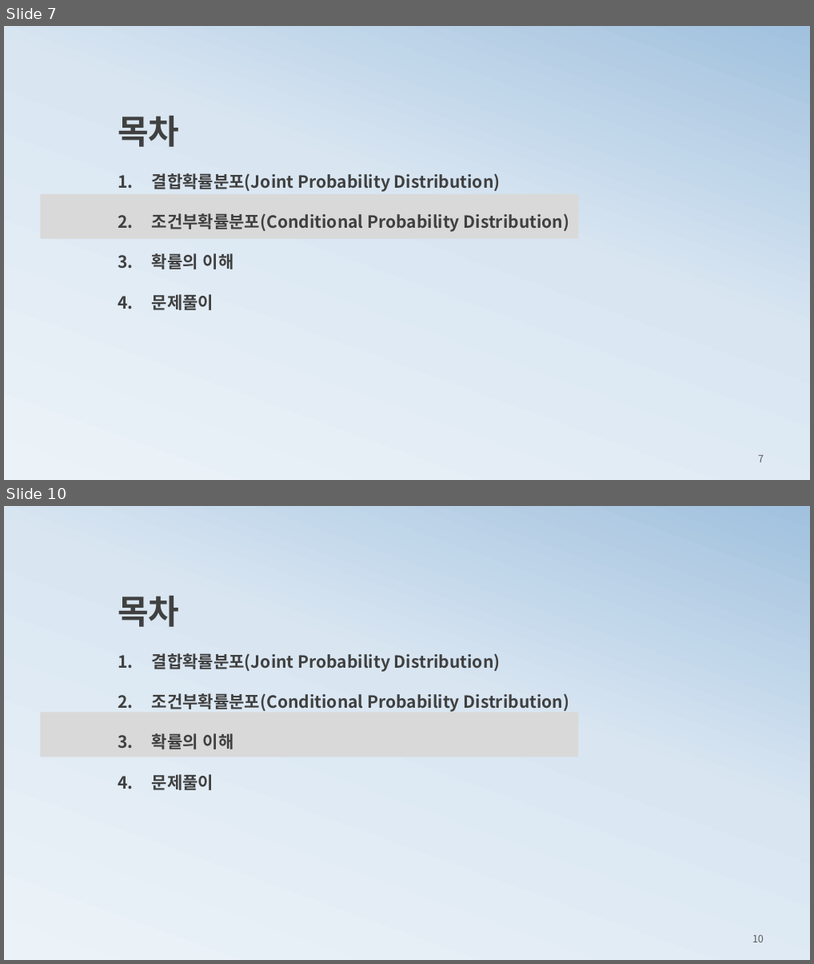
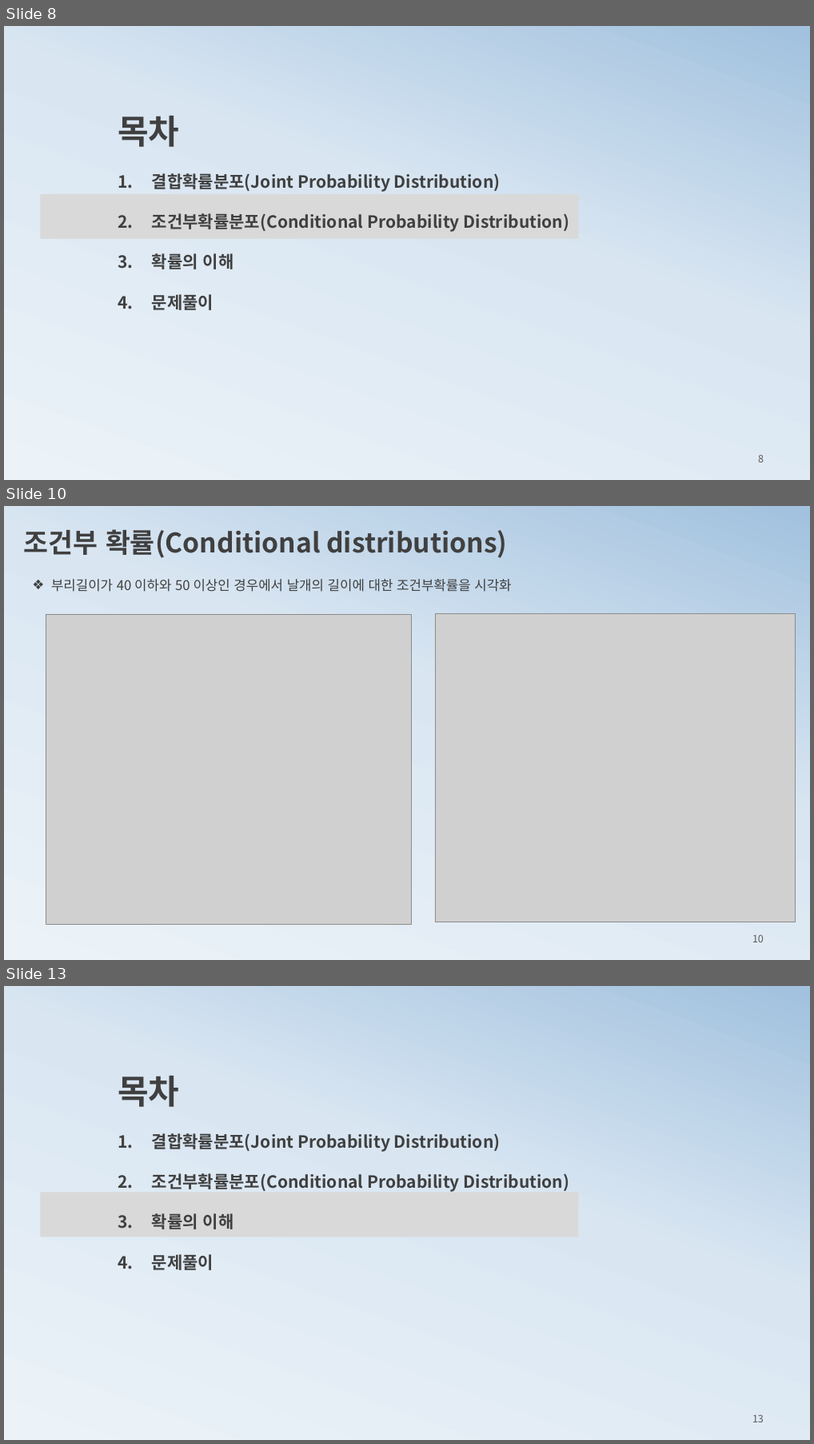
Before and after one commit to ancestor9/mathematics-for-machine-learning, a slide deck: 2_histogram2probability.pptx. Shown one above the other, each under a label of ours: slides 7 and 10 before the commit, slides 8, 10 and 13 after it; the slides between them are not shown. The pictures are 814x964 and 814x1444 pixels, drawn with LibreOffice and Linux fonts; fonts in the diff are those of the drawing; grey boxes stand for pictures. Boxes give left, top, right and bottom in pixels: in the first picture for what was removed or moved away, otherwise in the second. Text is boxed around its words. In the diff, an @@ line names an element or a change of style, - is before the commit and + after.

```diff
--- a/2_histogram2probability.pptx
+++ b/2_histogram2probability.pptx
@@ slide 10 added at (4, 506, 810, 960), background gradient #ECF3F8 to #D9E6F2 to #A1C1DE @@
@@ text added at (24, 529, 507, 558), 32 pt, text #404040, bold @@
+조건부 확률(Conditional distributions)
@@ text added at (51, 579, 511, 592), 16 pt, text #404040 @@
+❖ 부리길이가 40 이하와 50 이상인 경우에서 날개의 길이에 대한 조건부확률을 시각화
@@ picture added at (46, 614, 411, 924) @@
@@ picture added at (436, 614, 795, 922) @@
@@ page number added at (753, 934, 764, 942), 12 pt, text #595959 @@
+10
@@ what was slide 7 is now slide 8 @@
@@ page number at (758, 454, 764, 462): text changed @@
-7
+8
@@ what was slide 10 is now slide 13 @@
@@ page number at (753, 1414, 764, 1422): text changed @@
-10
+13
```
Also in this commit, not shown: 5 slides changed, 4 other slides added, 2 slides removed.
